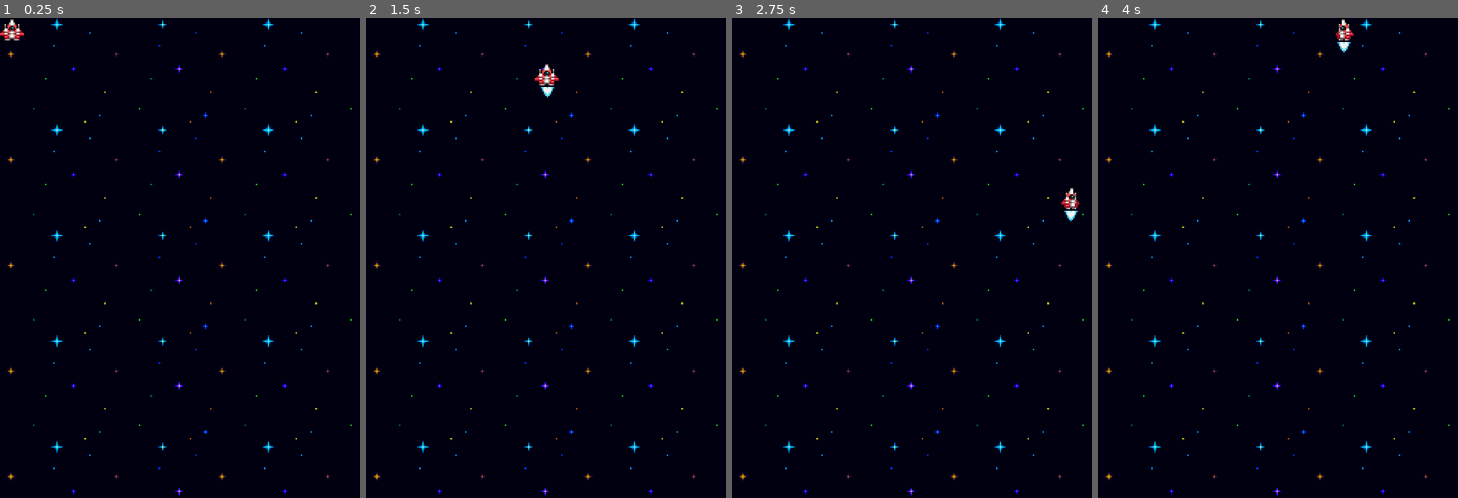
Above: before the commit, frames 1-4 (left to right).
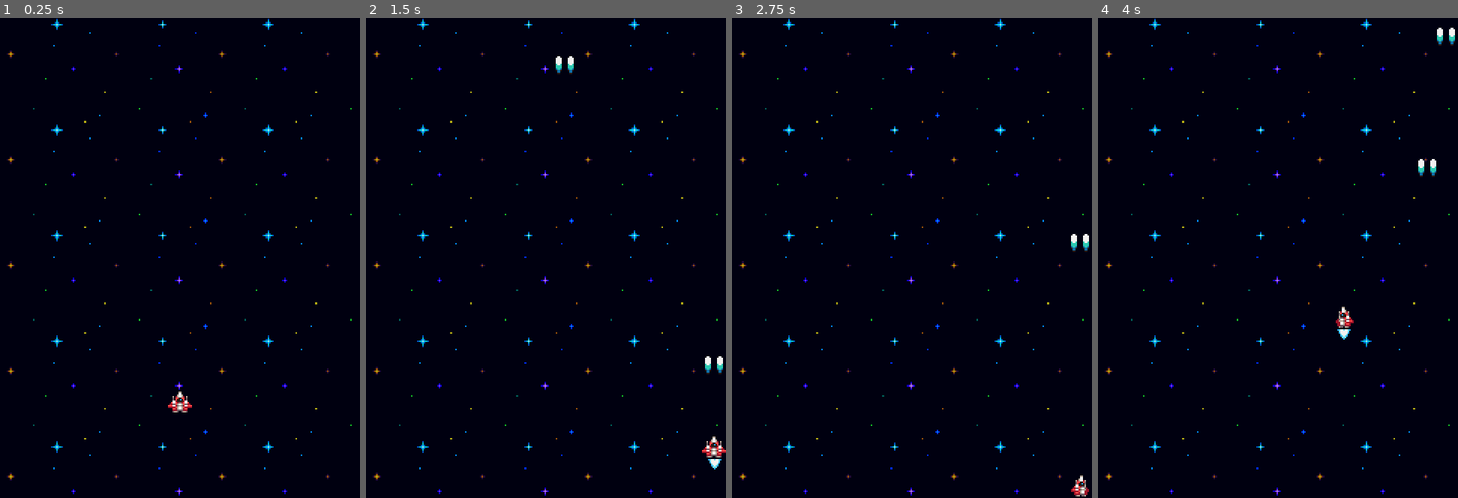
Above: after the commit, the same moments.

Repository: josh-mchugh/clone-godot-2d-shooter
Game: Godot game, scene res://src/main.tscn
Same seed, same stepped clock (60 frames per second), same inputs: the game is played once before the commit and once after it.
Inputs:
- Up to frame 1 (0.25 s): no input
- Up to frame 2 (1.5 s): tap Enter at 0.5 s; hold D (right) 0.53-1.28 s; tap Space (shoot) at 0.6, 1.35 s; hold S (down) from 1.28 s (still down)
- Up to frame 3 (2.75 s): release S (down) at 2.03 s; hold D (right) from 2.03 s (still down); tap Space (shoot) at 2.1 s
- Up to frame 4 (4 s): release D (right) at 2.78 s; hold W (up) 2.78-3.53 s; tap Space (shoot) at 2.85, 3.6 s; hold A (left) from 3.53 s (still down)

The runs differ from the first frame. In frame 1, 0.3% of the frame differs, in the area x 0-54%, y 0-83%; in frame 2, 0.6%, in the area x 46-100%, y 7-95%; in frame 3, 0.4%; in frame 4, 0.6%.

Commit message:
Add bullet shooting functionality to player

Diff:
--- a/src/player/player.gd
+++ b/src/player/player.gd
@@ -1,13 +1,20 @@
 extends Area2D
 
 @export var speed = 150
+@export var cooldown = 0.25
+@export var bullet_scene: PackedScene
 
 @onready var screensize = get_viewport_rect().size
 
+var can_shoot = true
+
 # Called when the node enters the scene tree for the first time.
 func _ready():
-	pass # Replace with function body.
+	start()
 
+func start():
+	position = Vector2(screensize.x / 2, screensize.y - 64)
+	$GunCooldown.wait_time = cooldown
 
 # Called every frame. 'delta' is the elapsed time since the previous frame.
 func _process(delta):
@@ -23,3 +30,18 @@
 		$Ship/Boosters.animation = "default"
 	position += input * speed * delta
 	position = position.clamp(Vector2(8, 8), screensize - Vector2(8, 8))
+
+	if Input.is_action_just_pressed("shoot"):
+		shoot()
+
+func shoot():
+	if not can_shoot:
+		return
+	can_shoot = false
+	$GunCooldown.start()
+	var bullet = bullet_scene.instantiate()
+	get_tree().root.add_child(bullet)
+	bullet.start(position + Vector2(0, -8))
+
+func _on_gun_cooldown_timeout():
+	can_shoot = true
--- a/src/player/player.tscn
+++ b/src/player/player.tscn
@@ -1,8 +1,9 @@
-[gd_scene load_steps=14 format=3 uid="uid://ntmdnsemdw6d"]
+[gd_scene load_steps=15 format=3 uid="uid://ntmdnsemdw6d"]
 
 [ext_resource type="Texture2D" uid="uid://cdphqdy376bet" path="res://assets/player/Player_ship (16 x 16).png" id="1_4a6il"]
 [ext_resource type="Script" path="res://src/player/player.gd" id="1_w3dj7"]
 [ext_resource type="Texture2D" uid="uid://d4hjt8c2bachm" path="res://assets/player/Boosters (16 x 16).png" id="2_augoo"]
+[ext_resource type="PackedScene" uid="uid://b2dqwjk5ivmfy" path="res://src/bullet/bullet.tscn" id="2_ennqg"]
 [ext_resource type="Texture2D" uid="uid://b2qoed00rqd4h" path="res://assets/player/Boosters_left (16 x 16).png" id="3_kfrwr"]
 [ext_resource type="Texture2D" uid="uid://cjjpj54la4w4d" path="res://assets/player/Boosters_right (16 x 16).png" id="4_slt00"]
 
@@ -71,6 +72,7 @@
 
 [node name="Player" type="Area2D"]
 script = ExtResource("1_w3dj7")
+bullet_scene = ExtResource("2_ennqg")
 
 [node name="Ship" type="Sprite2D" parent="."]
 texture = ExtResource("1_4a6il")
@@ -90,3 +92,5 @@
 
 [node name="GunCooldown" type="Timer" parent="."]
 one_shot = true
+
+[connection signal="timeout" from="GunCooldown" to="." method="_on_gun_cooldown_timeout"]
